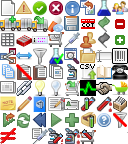
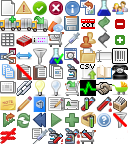
Comparing the layer stacks of the two 128px x 144px images. Changes:
painted on "16x16.png" over 2, 99, 128, 144
